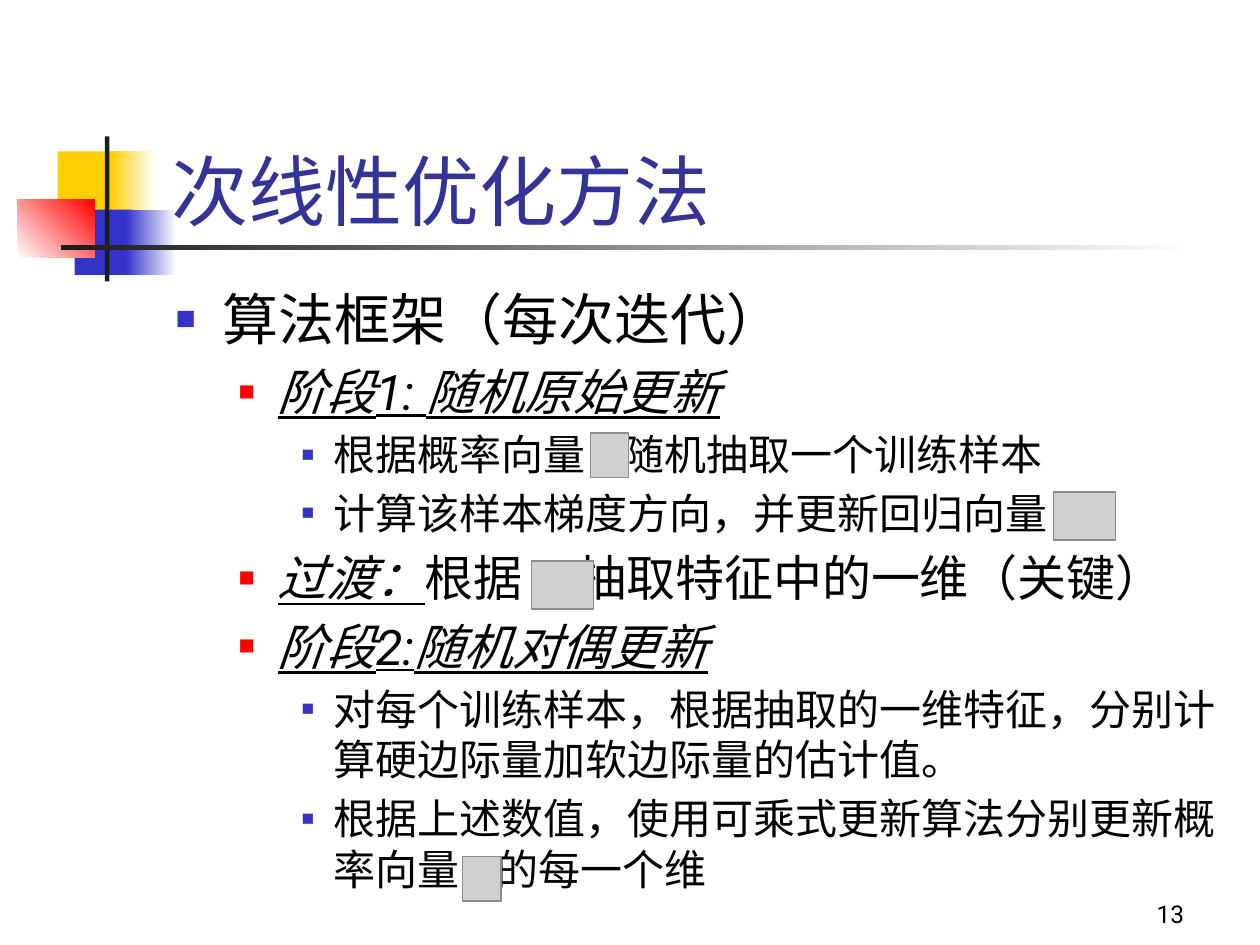
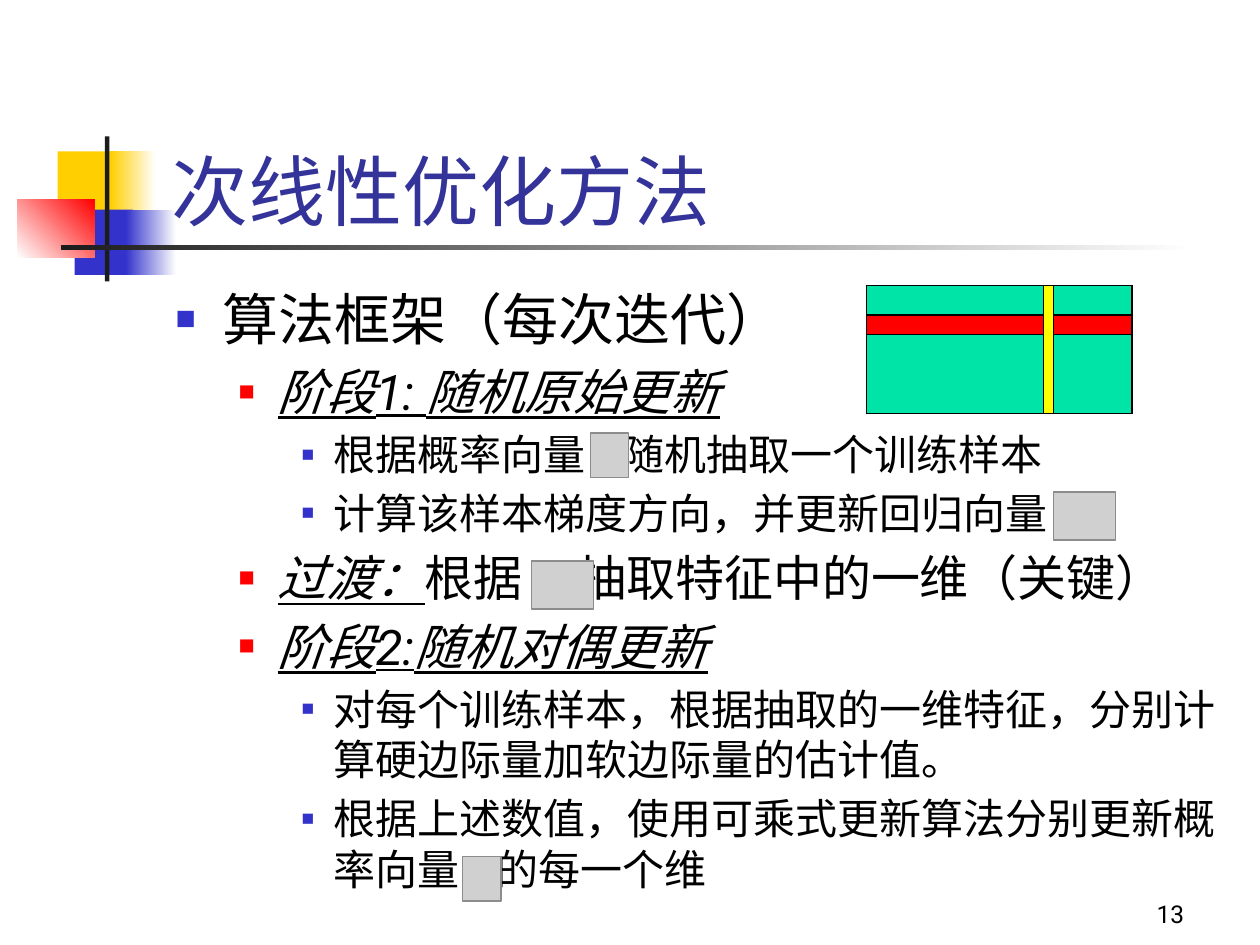
Before and after one commit to penghaoruo/grad-draft, a slide deck: slide 13 of ppt/答辩报告-彭昊若.pptx. Drawn at 1260x945 pixels with LibreOffice and Linux fonts; fonts in the diff are those of the drawing; grey boxes stand for pictures. Boxes give left, top, right and bottom in pixels: in the first picture for what was removed or moved away, otherwise in the second. Text is boxed around its words. In the diff, an @@ line names an element or a change of style, - is before the commit and + after.

```diff
--- a/ppt/答辩报告-彭昊若.pptx
+++ b/ppt/答辩报告-彭昊若.pptx
@@ rectangle added at box(867, 286, 1133, 415), fill #00E4A8, outline #000000 0.75 pt @@
@@ rectangle added at box(1043, 285, 1053, 413), fill #FFFF00, outline #000000 0.75 pt @@
@@ rectangle added at box(867, 315, 1133, 335), fill #FF0000, outline #000000 0.75 pt @@
```
Also in this commit, not shown: 9 other slides changed, 1 slide added, 1 slide removed, 6 other files.
